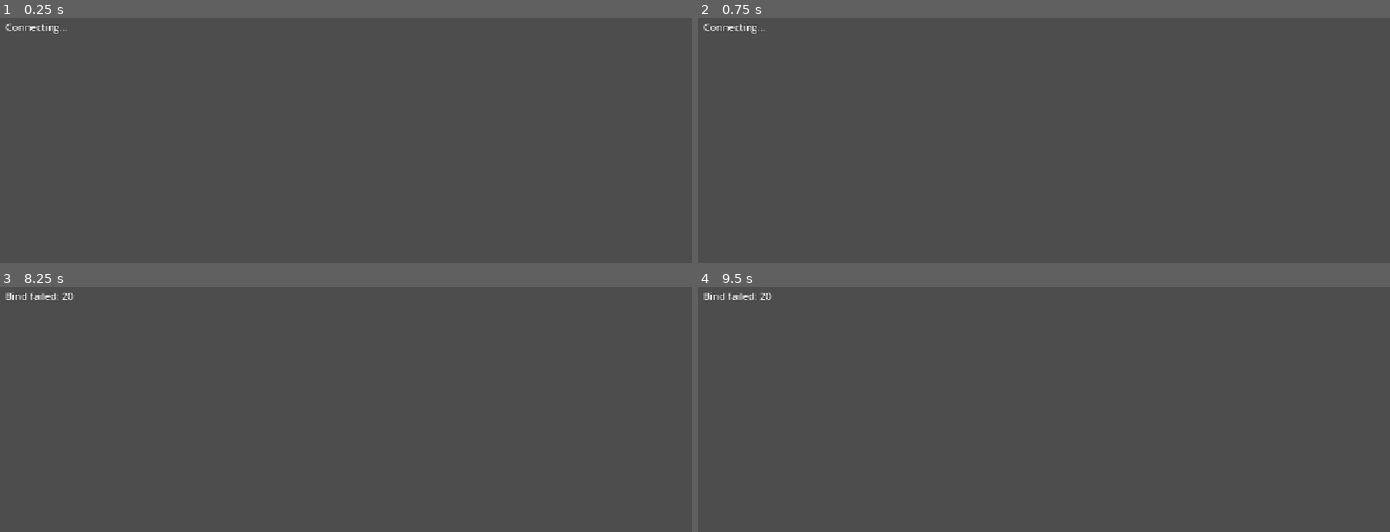
Above: before the commit, frames 1-4 (two rows, left to right).
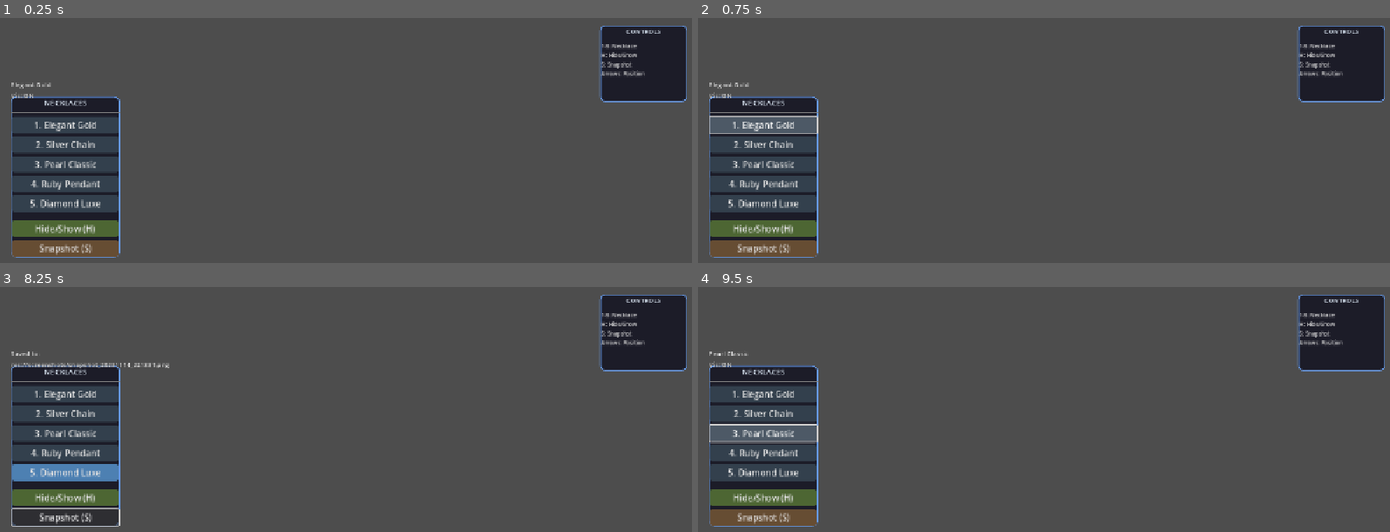
Above: after the commit, the same moments.

Repository: naomierica11/virtual-tryon-necklace
Game: Godot game, scene res://scenes/Main.tscn
Same seed, same stepped clock (60 frames per second), same inputs: the game is played once before the commit and once after it.
Inputs (mouse positions are in pixels of both pictures, inside the frame that each line leads up to):
- Up to frame 1 (0.25 s): no input
- Up to frame 2 (0.75 s): click (760, 125) at 0.5 s, where only the run after the commit has a clickable "1. Elegant Gold"
- Up to frame 3 (8.25 s): click (62, 414) at 1.25 s, where only the run after the commit has a clickable "2. Silver Chain"; click (62, 453) at 2 s, where only the run after the commit has a clickable "4. Ruby Pendant"; click (62, 473) at 2.75 s, where only the run after the commit has a clickable "5. Diamond Luxe"; click (62, 497) at 3.5 s, where only the run after the commit has a clickable "Hide/Show (H)"; tap Enter at 4.25, 5.75, 7.25 s; move the mouse to (505, 460) at 4.27 s; hold Right 4.28-5.03 s; tap 1 at 4.35 s; click (505, 460) at 4.42 s; tap 2 at 4.55, 5.1 s; tap Space at 5, 6.5 s; move the mouse to (207, 500) at 5.02 s; hold S 5.03-5.78 s; click (207, 500) at 5.17 s; tap 3 at 5.3, 5.85 s; move the mouse to (422, 392) at 5.77 s; hold Right 5.78-6.53 s; click (422, 392) at 5.92 s; tap 4 at 6.05, 6.6 s; move the mouse to (outside the picture) at 6.52 s; hold Up 6.53-7.28 s; click (outside the picture) at 6.67 s; tap 5 at 6.8, 7.35 s; move the mouse to (outside the picture) at 7.27 s; hold Left 7.28-8 s; click (outside the picture) at 7.42 s; tap H at 7.55 s; click (62, 517) at 8 s, where only the run after the commit has a clickable "Snapshot (S)"
- Up to frame 4 (9.5 s): click (760, 434) at 8.75 s, where only the run after the commit has a clickable "3. Pearl Classic"

The runs differ from the first frame. In frame 1, 14% of the frame differs, in the area x 0-100%, y 2-98%; in frame 2, 14%; in frame 3, 14%; in frame 4, 14%.

Commit message:
tambah fitur tombol h dan s

Diff:
--- a/godot/project.godot
+++ b/godot/project.godot
@@ -24,6 +24,44 @@
 
 project/assembly_name="VTO-Necklace"
 
+[input]
+
+necklace_1={
+"deadzone": 0.2,
+"events": [Object(InputEventKey,"resource_local_to_scene":false,"resource_name":"","device":-1,"window_id":0,"alt_pressed":false,"shift_pressed":false,"ctrl_pressed":false,"meta_pressed":false,"pressed":false,"keycode":0,"physical_keycode":49,"key_label":0,"unicode":49,"location":0,"echo":false,"script":null)
+]
+}
+" necklace_2"={
+"deadzone": 0.2,
+"events": [Object(InputEventKey,"resource_local_to_scene":false,"resource_name":"","device":-1,"window_id":0,"alt_pressed":false,"shift_pressed":false,"ctrl_pressed":false,"meta_pressed":false,"pressed":false,"keycode":0,"physical_keycode":50,"key_label":0,"unicode":50,"location":0,"echo":false,"script":null)
+]
+}
+necklace_3={
+"deadzone": 0.2,
+"events": [Object(InputEventKey,"resource_local_to_scene":false,"resource_name":"","device":-1,"window_id":0,"alt_pressed":false,"shift_pressed":false,"ctrl_pressed":false,"meta_pressed":false,"pressed":false,"keycode":0,"physical_keycode":51,"key_label":0,"unicode":51,"location":0,"echo":false,"script":null)
+]
+}
+necklace_4={
+"deadzone": 0.2,
+"events": [Object(InputEventKey,"resource_local_to_scene":false,"resource_name":"","device":-1,"window_id":0,"alt_pressed":false,"shift_pressed":false,"ctrl_pressed":false,"meta_pressed":false,"pressed":false,"keycode":0,"physical_keycode":52,"key_label":0,"unicode":52,"location":0,"echo":false,"script":null)
+]
+}
+necklace_5={
+"deadzone": 0.2,
+"events": [Object(InputEventKey,"resource_local_to_scene":false,"resource_name":"","device":-1,"window_id":0,"alt_pressed":false,"shift_pressed":false,"ctrl_pressed":false,"meta_pressed":false,"pressed":false,"keycode":0,"physical_keycode":53,"key_label":0,"unicode":53,"location":0,"echo":false,"script":null)
+]
+}
+ui_toggle_visibility={
+"deadzone": 0.2,
+"events": [Object(InputEventKey,"resource_local_to_scene":false,"resource_name":"","device":-1,"window_id":0,"alt_pressed":false,"shift_pressed":false,"ctrl_pressed":false,"meta_pressed":false,"pressed":false,"keycode":0,"physical_keycode":72,"key_label":0,"unicode":104,"location":0,"echo":false,"script":null)
+]
+}
+ui_take_snapshot={
+"deadzone": 0.2,
+"events": [Object(InputEventKey,"resource_local_to_scene":false,"resource_name":"","device":-1,"window_id":0,"alt_pressed":false,"shift_pressed":false,"ctrl_pressed":false,"meta_pressed":false,"pressed":false,"keycode":0,"physical_keycode":83,"key_label":0,"unicode":115,"location":0,"echo":false,"script":null)
+]
+}
+
 [rendering]
 
 quality/driver/driver_name="GLES3"
--- a/godot/scenes/Main.tscn
+++ b/godot/scenes/Main.tscn
@@ -1,8 +1,9 @@
-[gd_scene load_steps=4 format=3 uid="uid://bdu0tseaseokl"]
+[gd_scene load_steps=5 format=3 uid="uid://bdu0tseaseokl"]
 
 [ext_resource type="Script" uid="uid://c63fyuma4urdd" path="res://scripts/VideoClient.gd" id="1_rvslj"]
 [ext_resource type="Script" uid="uid://b62dmrbgtam1u" path="res://scripts/AccessoryController.gd" id="2_0bbpv"]
 [ext_resource type="Texture2D" uid="uid://by3aimwoeae5f" path="res://assets/necklaces/n1.png" id="3_0bbpv"]
+[ext_resource type="Script" uid="uid://bpb4xf0j7n8xs" path="res://scripts/UIController.gd" id="4_vcsgt"]
 
 [node name="Root" type="Node2D"]
 
@@ -24,3 +25,8 @@
 position = Vector2(648, 566)
 scale = Vector2(0.48369566, 0.48913044)
 texture = ExtResource("3_0bbpv")
+
+[node name="UI" type="Control" parent="."]
+layout_mode = 3
+anchors_preset = 0
+script = ExtResource("4_vcsgt")
--- a/godot/scripts/AccessoryController.gd
+++ b/godot/scripts/AccessoryController.gd
@@ -22,45 +22,16 @@
 	if textures.size() > 0:
 		spr.texture = textures[idx]
 		print("✓ Loaded ", textures.size(), " necklace textures")
-		print("  Controls: UP/DOWN = adjust position, 1-5 = change necklace, H = hide, S = snapshot")
 	else:
 		print("✗ No necklace textures loaded")
 
 	spr.visible = false
-	set_process_input(true)
+	# HAPUS BARIS INI: set_process_input(true) - biar UIController yang handle input
 
 func current_name() -> String:
 	if idx >= 0 and idx < names.size():
 		return names[idx]
 	return "unknown"
-
-func _input(event):
-	if event is InputEventKey and event.pressed:
-		match event.keycode:
-			KEY_1, KEY_KP_1: set_idx(0)
-			KEY_2, KEY_KP_2: set_idx(1)
-			KEY_3, KEY_KP_3: set_idx(2)
-			KEY_4, KEY_KP_4: set_idx(3)
-			KEY_5, KEY_KP_5: set_idx(4)
-			KEY_H: visible = !visible
-			KEY_S: save_snapshot()
-			# Fine-tune position dengan arrow keys
-			KEY_UP:
-				neck_offset_y -= 0.05
-				neck_offset_y = clamp(neck_offset_y, 0.5, 1.2)
-				print("Neck Y offset: %.2f (UP = higher)" % neck_offset_y)
-			KEY_DOWN:
-				neck_offset_y += 0.05
-				neck_offset_y = clamp(neck_offset_y, 0.5, 1.2)
-				print("Neck Y offset: %.2f (DOWN = lower)" % neck_offset_y)
-			KEY_LEFT:
-				neck_offset_below -= 0.02
-				neck_offset_below = clamp(neck_offset_below, -0.1, 0.3)
-				print("Below face offset: %.2f" % neck_offset_below)
-			KEY_RIGHT:
-				neck_offset_below += 0.02
-				neck_offset_below = clamp(neck_offset_below, -0.1, 0.3)
-				print("Below face offset: %.2f" % neck_offset_below)
 
 func set_idx(i:int):
 	if textures.size() == 0:
@@ -115,17 +86,30 @@
 			neck_offset_y * 100
 		])
 
-func save_snapshot():
+func save_snapshot() -> String:
 	var viewport = get_viewport()
 	if viewport == null:
-		return
+		return ""
 
 	var img: Image = viewport.get_texture().get_image()
-	var datetime = Time.get_datetime_string_from_system().replace(":","-").replace("T", "_")
-	var path = "user://snapshot_%s.png" % datetime
+	if img == null:
+		return ""
+
+	# SIMPAN DI FOLDER PROJECT (lebih mudah dicari)
+	var datetime = Time.get_datetime_string_from_system()
+	datetime = datetime.replace(":", "-").replace("T", "_").replace("-", "")
+	var path = "res://screenshots/snapshot_%s.png" % datetime
+
+	# Buat folder screenshots jika belum ada
+	var dir = DirAccess.open("res://")
+	if not dir.dir_exists("screenshots"):
+		dir.make_dir("screenshots")
 
 	if img.save_png(path) == OK:
-		print("✓ Snapshot saved: ", path)
-		print("  Full path: ", ProjectSettings.globalize_path(path))
+		var full_path = ProjectSettings.globalize_path(path)
+		print("✅ SNAPSHOT SAVED TO PROJECT FOLDER!")
+		print("📁 Location: ", full_path)
+		return path
 	else:
-		print("✗ Failed to save snapshot")
+		print("❌ FAILED TO SAVE SNAPSHOT")
+		return ""
--- /dev/null
+++ b/godot/scripts/UIController.gd
@@ -0,0 +1,321 @@
+extends Control
+
+# Necklace info
+var necklace_names = ["Elegant Gold", "Silver Chain", "Pearl Classic", "Ruby Pendant", "Diamond Luxe"]
+var current_idx = 0
+
+# UI References
+var info_label: Label
+var buttons: Array = []
+var video_client: Node
+var overlay: Node
+
+func _ready():
+	print("=== UI Controller Initializing ===")
+
+	# PASTIKAN UI DI ATAS SEMUA
+	z_index = 100
+	mouse_filter = Control.MOUSE_FILTER_PASS
+
+	# Cari node
+	video_client = get_node("../VideoClient")
+	if video_client:
+		overlay = video_client.get_node("Overlay")
+
+	_create_ui()
+	_update_info_label()
+
+	print("✓ UI Controller Ready")
+	print("🎮 Controls: 1-5=Necklace, H=Hide/Show, S=Screenshot")
+	print("💡 Press H to hide/show necklace, S to take screenshot")
+
+func _create_ui():
+	_create_necklace_panel()
+	_create_info_label()
+	_create_status_panel()
+
+func _create_necklace_panel():
+	# Panel container - POSISI LEBIH ATAS
+	var panel = PanelContainer.new()
+	panel.position = Vector2(20, 150)  # ↑ Posisi lebih tinggi
+	panel.size = Vector2(200, 280)     # ↓ Sedikit lebih kecil
+	panel.z_index = 101                 # ↑ Pastikan di atas
+	add_child(panel)
+
+	# Style panel
+	var style = StyleBoxFlat.new()
+	style.bg_color = Color(0.1, 0.1, 0.15, 0.95)
+	style.corner_radius_top_left = 10
+	style.corner_radius_top_right = 10
+	style.corner_radius_bottom_left = 10
+	style.corner_radius_bottom_right = 10
+	style.border_width_left = 2
+	style.border_width_top = 2
+	style.border_width_right = 2
+	style.border_width_bottom = 2
+	style.border_color = Color(0.4, 0.6, 0.9)
+	panel.add_theme_stylebox_override("panel", style)
+
+	var vbox = VBoxContainer.new()
+	vbox.add_theme_constant_override("separation", 6)
+	panel.add_child(vbox)
+
+	# Title - LEBIH PENDEK
+	var title = Label.new()
+	title.text = "NECKLACES"
+	title.horizontal_alignment = HORIZONTAL_ALIGNMENT_CENTER
+	title.add_theme_font_size_override("font_size", 14)
+	title.add_theme_color_override("font_color", Color(0.9, 0.95, 1.0))
+	vbox.add_child(title)
+
+	var sep1 = HSeparator.new()
+	vbox.add_child(sep1)
+
+	# Buttons - LEBIH KECIL
+	for i in range(5):
+		var btn = Button.new()
+		btn.text = "%d. %s" % [i + 1, necklace_names[i]]
+		btn.custom_minimum_size = Vector2(160, 30)
+		btn.pressed.connect(_on_necklace_click.bind(i))
+
+		# Button style
+		var btn_style = StyleBoxFlat.new()
+		btn_style.bg_color = Color(0.2, 0.25, 0.3)
+		btn_style.corner_radius_top_left = 5
+		btn_style.corner_radius_top_right = 5
+		btn_style.corner_radius_bottom_left = 5
+		btn_style.corner_radius_bottom_right = 5
+		btn.add_theme_stylebox_override("normal", btn_style)
+
+		var hover_style = btn_style.duplicate()
+		hover_style.bg_color = Color(0.3, 0.35, 0.4)
+		btn.add_theme_stylebox_override("hover", hover_style)
+
+		var pressed_style = btn_style.duplicate()
+		pressed_style.bg_color = Color(0.4, 0.5, 0.6)
+		btn.add_theme_stylebox_override("pressed", pressed_style)
+
+		vbox.add_child(btn)
+		buttons.append(btn)
+
+	var sep2 = HSeparator.new()
+	vbox.add_child(sep2)
+
+	# Toggle button
+	var hide_btn = Button.new()
+	hide_btn.text = "Hide/Show (H)"
+	hide_btn.custom_minimum_size = Vector2(160, 30)
+	hide_btn.pressed.connect(_on_toggle_visibility)
+
+	var toggle_style = StyleBoxFlat.new()
+	toggle_style.bg_color = Color(0.3, 0.4, 0.2)
+	toggle_style.corner_radius_top_left = 5
+	toggle_style.corner_radius_top_right = 5
+	toggle_style.corner_radius_bottom_left = 5
+	toggle_style.corner_radius_bottom_right = 5
+	hide_btn.add_theme_stylebox_override("normal", toggle_style)
+
+	vbox.add_child(hide_btn)
+
+	# Snapshot button
+	var snap_btn = Button.new()
+	snap_btn.text = "Snapshot (S)"
+	snap_btn.custom_minimum_size = Vector2(160, 30)
+	snap_btn.pressed.connect(_on_snapshot)
+
+	var snap_style = StyleBoxFlat.new()
+	snap_style.bg_color = Color(0.4, 0.3, 0.2)
+	snap_style.corner_radius_top_left = 5
+	snap_style.corner_radius_top_right = 5
+	snap_style.corner_radius_bottom_left = 5
+	snap_style.corner_radius_bottom_right = 5
+	snap_btn.add_theme_stylebox_override("normal", snap_style)
+
+	vbox.add_child(snap_btn)
+
+func _create_info_label():
+	info_label = Label.new()
+	info_label.position = Vector2(20, 120)  # ↑ Posisi lebih tinggi
+	info_label.size = Vector2(180, 40)
+	info_label.add_theme_font_size_override("font_size", 12)
+	info_label.add_theme_color_override("font_color", Color.WHITE)
+	info_label.add_theme_color_override("font_outline_color", Color.BLACK)
+	info_label.add_theme_constant_override("outline_size", 1)
+	info_label.z_index = 101
+	add_child(info_label)
+
+func _create_status_panel():
+	var viewport_size = get_viewport().get_visible_rect().size
+
+	var status_panel = PanelContainer.new()
+	status_panel.position = Vector2(viewport_size.x - 180, 20)  # ← Lebih kecil
+	status_panel.size = Vector2(160, 140)                       # ← Lebih kecil
+	status_panel.z_index = 101
+	add_child(status_panel)
+
+	var style = StyleBoxFlat.new()
+	style.bg_color = Color(0.1, 0.1, 0.15, 0.95)
+	style.corner_radius_top_left = 8
+	style.corner_radius_top_right = 8
+	style.corner_radius_bottom_left = 8
+	style.corner_radius_bottom_right = 8
+	style.border_width_left = 2
+	style.border_width_top = 2
+	style.border_width_right = 2
+	style.border_width_bottom = 2
+	style.border_color = Color(0.4, 0.6, 0.9)
+	status_panel.add_theme_stylebox_override("panel", style)
+
+	var vbox = VBoxContainer.new()
+	vbox.add_theme_constant_override("separation", 4)
+	status_panel.add_child(vbox)
+
+	var status_title = Label.new()
+	status_title.text = "CONTROLS"
+	status_title.horizontal_alignment = HORIZONTAL_ALIGNMENT_CENTER
+	status_title.add_theme_font_size_override("font_size", 12)
+	status_title.add_theme_color_override("font_color", Color(0.9, 0.95, 1.0))
+	vbox.add_child(status_title)
+
+	var sep = HSeparator.new()
+	vbox.add_child(sep)
+
+	var help = Label.new()
+	help.text = "1-5: Necklace\nH: Hide/Show\nS: Snapshot\nArrows: Position"
+	help.add_theme_font_size_override("font_size", 10)
+	help.add_theme_color_override("font_color", Color(0.85, 0.85, 0.85))
+	vbox.add_child(help)
+
+func _update_info_label():
+	if overlay:
+		var visibility = "ON" if overlay.visible else "OFF"
+		# TEXT LEBIH PENDEK
+		info_label.text = "%s\nVis: %s" % [necklace_names[current_idx], visibility]
+	else:
+		info_label.text = "Select necklace\n1-5"
+
+func _on_necklace_click(idx: int):
+	print("🎯 Button clicked:", idx)
+	current_idx = idx
+
+	if overlay and overlay.has_method("set_idx"):
+		overlay.set_idx(idx)
+		print("✓ Changed to:", necklace_names[idx])
+		_update_button_styles()
+
+	_update_info_label()
+
+func _update_button_styles():
+	for i in range(buttons.size()):
+		var btn = buttons[i]
+		var btn_style = StyleBoxFlat.new()
+
+		if i == current_idx:
+			btn_style.bg_color = Color(0.3, 0.5, 0.7)
+		else:
+			btn_style.bg_color = Color(0.2, 0.25, 0.3)
+
+		btn_style.corner_radius_top_left = 5
+		btn_style.corner_radius_top_right = 5
+		btn_style.corner_radius_bottom_left = 5
+		btn_style.corner_radius_bottom_right = 5
+
+		btn.add_theme_stylebox_override("normal", btn_style)
+
+func _on_toggle_visibility():
+	print("👁️ Toggle UI KONTROL visibility pressed")
+
+	# Toggle visibility semua child node UI (panel, button, label)
+	for child in get_children():
+		child.visible = !child.visible
+
+	# Update info label untuk menampilkan status
+	_update_info_label()
+
+	# Debug info
+	var visible_count = 0
+	for child in get_children():
+		if child.visible:
+			visible_count += 1
+	print("✓ UI kontrol visibility:", visible_count, "/", get_child_count(), " visible")
+
+func _on_snapshot():
+	print("📸 Snapshot pressed")
+	if overlay and overlay.has_method("save_snapshot"):
+		# Panggil method save_snapshot dan dapatkan path-nya
+		var screenshot_path = overlay.save_snapshot()
+		if screenshot_path != "":
+			info_label.text = "Saved to:\n%s" % screenshot_path
+			print("✓ Snapshot saved to:", screenshot_path)
+
+			# Tampilkan path lengkap di console
+			var full_path = ProjectSettings.globalize_path(screenshot_path)
+			print("📁 Full path: ", full_path)
+		else:
+			info_label.text = "❌ Save failed!"
+			print("✗ Failed to save snapshot")
+
+		await get_tree().create_timer(3.0).timeout  # Tampilkan info lebih lama
+		_update_info_label()
+
+# FIX INPUT HANDLING - PASTIKAN TIDAK ADA KONFLIK
+func _input(event):
+	# Hanya proses jika ini key event dan pressed
+	if event is InputEventKey and event.pressed and not event.is_echo():
+		print("⌨️ Key pressed:", OS.get_keycode_string(event.keycode))
+
+		match event.keycode:
+			KEY_1, KEY_KP_1:
+				_on_necklace_click(0)
+				get_viewport().set_input_as_handled()
+			KEY_2, KEY_KP_2:
+				_on_necklace_click(1)
+				get_viewport().set_input_as_handled()
+			KEY_3, KEY_KP_3:
+				_on_necklace_click(2)
+				get_viewport().set_input_as_handled()
+			KEY_4, KEY_KP_4:
+				_on_necklace_click(3)
+				get_viewport().set_input_as_handled()
+			KEY_5, KEY_KP_5:
+				_on_necklace_click(4)
+				get_viewport().set_input_as_handled()
+			KEY_H:
+				_on_toggle_visibility()
+				get_viewport().set_input_as_handled()
+			KEY_S:
+				_on_snapshot()
+				get_viewport().set_input_as_handled()
+			KEY_UP:
+				_adjust_necklace_position(0, -1)
+				get_viewport().set_input_as_handled()
+			KEY_DOWN:
+				_adjust_necklace_position(0, 1)
+				get_viewport().set_input_as_handled()
+			KEY_LEFT:
+				_adjust_necklace_position(-1, 0)
+				get_viewport().set_input_as_handled()
+			KEY_RIGHT:
+				_adjust_necklace_position(1, 0)
+				get_viewport().set_input_as_handled()
+
+func _adjust_necklace_position(x_dir: int, y_dir: int):
+	if not overlay:
+		return
+
+	if y_dir != 0:
+		overlay.neck_offset_y += y_dir * 0.05
+		overlay.neck_offset_y = clamp(overlay.neck_offset_y, 0.5, 1.2)
+		print("📏 Neck Y offset: %.2f" % overlay.neck_offset_y)
+
+	if x_dir != 0:
+		overlay.neck_offset_below += x_dir * 0.02
+		overlay.neck_offset_below = clamp(overlay.neck_offset_below, -0.1, 0.3)
+		print("📐 Below face offset: %.2f" % overlay.neck_offset_below)
+
+	_update_info_label()
+
+# PASTIKAN MOUSE EVENT BISA DITERIMA
+func _gui_input(event):
+	if event is InputEventMouseButton:
+		print("🖱️ Mouse event in UI")
--- a/godot/scripts/VideoClient.gd
+++ b/godot/scripts/VideoClient.gd
@@ -3,98 +3,98 @@
 @onready var video_texrect: TextureRect = $Video
 @onready var overlay_ctl: Node2D = $Overlay
 
-var hud: Label = null
 var udp: PacketPeerUDP = null
 var connected := false
 var frames := 0
 
 # Frame reconstruction
 var current_frame_id := -1
-var frame_chunks := {}  # Dictionary to store chunks: {frame_id: {chunk_idx: data}}
-var frame_metadata := {}  # Store metadata: {frame_id: [num_chunks, jpg_size, has_face, fx, fy, fw, fh, angle]}
+var frame_chunks := {}
+var frame_metadata := {}
 
 func _ready():
-	print("VideoClient - UDP Version")
-
-	# HUD
-	hud = Label.new()
-	hud.position = Vector2(10, 10)
-	hud.add_theme_color_override("font_color", Color.WHITE)
-	hud.add_theme_color_override("font_outline_color", Color.BLACK)
-	hud.add_theme_constant_override("outline_size", 2)
-	hud.add_theme_font_size_override("font_size", 18)
-	add_child(hud)
-	hud.z_index = 100
-
+	print("===== VideoClient Starting =====")
+
+	# Check if Video node exists
 	if not video_texrect:
-		hud.text = "ERROR: No Video node!"
-		return
-
-	video_texrect.custom_minimum_size = Vector2(320, 240)
-	call_deferred("_setup_video")
-
-	hud.text = "Connecting..."
+		print("ERROR: Video TextureRect not found!")
+		print("Make sure scene has: VideoClient/Video (TextureRect)")
+		return
+
+	# Check if Overlay exists
+	if not overlay_ctl:
+		print("ERROR: Overlay Node2D not found!")
+		print("Make sure scene has: VideoClient/Overlay (Node2D)")
+		return
+
+	print("Video node OK:", video_texrect.get_path())
+	print("Overlay node OK:", overlay_ctl.get_path())
+
+	# Setup video display
+	video_texrect.custom_minimum_size = Vector2(640, 480)
+	video_texrect.expand_mode = TextureRect.EXPAND_IGNORE_SIZE
+	video_texrect.stretch_mode = TextureRect.STRETCH_KEEP_ASPECT_CENTERED
+	video_texrect.modulate = Color(0.3, 0.3, 0.4)  # Darker while waiting
+
+	# Start connection after delay
 	await get_tree().create_timer(1.0).timeout
 	_connect_udp()
 
-func _setup_video():
-	if video_texrect:
-		video_texrect.expand_mode = TextureRect.EXPAND_IGNORE_SIZE
-		video_texrect.stretch_mode = TextureRect.STRETCH_KEEP_ASPECT_CENTERED
-		video_texrect.modulate = Color(0.3, 0.3, 0.4)
-
 func _connect_udp():
+	print("\n[UDP] Initializing connection...")
+
 	udp = PacketPeerUDP.new()
 
-	# Bind to local port for receiving
-	var err = udp.bind(5007)  # Client listens on different port
+	# Bind to receive port
+	var err = udp.bind(5007)
 	if err != OK:
-		hud.text = "Bind failed: " + str(err)
-		print("UDP bind error: ", err)
-		return
-
-	# Set destination (server)
+		print("UDP bind failed:", err)
+		return
+
+	print("Bound to port 5007")
+
+	# Set server destination
 	udp.set_dest_address("127.0.0.1", 5006)
-
-	# Send START message to initiate connection
+	print("Server destination: 127.0.0.1:5006")
+
+	# Send START message
 	var start_msg = "START".to_utf8_buffer()
 	var send_err = udp.put_packet(start_msg)
+
 	if send_err != OK:
-		hud.text = "Send failed: " + str(send_err)
-		print("Failed to send START: ", send_err)
-		return
-
-	print("✓ Sent START message to server (127.0.0.1:5006)")
+		print("Failed to send START:", send_err)
+		return
+
+	print("Sent START message to server")
+	print("\nWaiting for video stream...")
+	print("================================\n")
 
 	connected = true
 	set_process(true)
-	hud.text = "Waiting for video..."
 
 func _process(_delta):
 	if not connected or not udp:
 		return
 
-	# Process all available packets (limit to prevent freezing)
+	# Process packets (limit per frame)
 	var packets_processed = 0
-	var max_packets_per_frame = 20  # Process up to 20 packets per frame
-
-	while udp.get_available_packet_count() > 0 and packets_processed < max_packets_per_frame:
+	var max_packets = 30
+
+	while udp.get_available_packet_count() > 0 and packets_processed < max_packets:
 		var packet = udp.get_packet()
 		if packet.size() > 0:
 			_process_packet(packet)
 		packets_processed += 1
 
-	# Cleanup old incomplete frames
+	# Cleanup old frames
 	_cleanup_old_frames()
 
 func _process_packet(packet: PackedByteArray):
-	# Minimum header size check
+	# Validate header size
 	if packet.size() < 44:
-		if frames % 100 == 0:
-			print("⚠ Invalid packet size: ", packet.size())
-		return
-
-	# Parse header (40 bytes + 4 for angle)
+		return
+
+	# Parse header
 	var frame_id = packet.decode_u32(0)
 	var chunk_idx = packet.decode_u32(4)
 	var num_chunks = packet.decode_u32(8)
@@ -109,22 +109,21 @@
 
 	# Validate chunk data
 	if packet.size() < 44 + chunk_len:
-		print("⚠ Incomplete chunk data")
-		return
-
-	# Extract chunk data (skip 44-byte header)
+		return
+
+	# Extract chunk
 	var chunk_data = packet.slice(44, 44 + chunk_len)
 
-	# Initialize frame storage if new frame
+	# Initialize frame storage
 	if not frame_chunks.has(frame_id):
 		frame_chunks[frame_id] = {}
 		frame_metadata[frame_id] = [num_chunks, jpg_size, has_face, fx, fy, fw, fh, angle]
 
-	# Store chunk (avoid duplicates)
+	# Store chunk
 	if not frame_chunks[frame_id].has(chunk_idx):
 		frame_chunks[frame_id][chunk_idx] = chunk_data
 
-	# Check if frame is complete
+	# Check if complete
 	if frame_chunks[frame_id].size() == num_chunks:
 		_reconstruct_frame(frame_id)
 
@@ -142,7 +141,7 @@
 	var fh = metadata[6]
 	var angle = metadata[7]
 
-	# Reconstruct JPEG from chunks in order
+	# Reconstruct JPEG
 	var jpeg_bytes = PackedByteArray()
 	jpeg_bytes.resize(jpg_size)
 
@@ -155,86 +154,70 @@
 					jpeg_bytes[offset] = chunk[byte_idx]
 					offset += 1
 		else:
-			print("⚠ Missing chunk ", i, " for frame ", frame_id)
-			# Clean up incomplete frame
+			# Missing chunk
 			frame_chunks.erase(frame_id)
 			frame_metadata.erase(frame_id)
 			return
 
-	# Decode image
+	# Decode JPEG
 	var image = Image.new()
 	var err = image.load_jpg_from_buffer(jpeg_bytes)
 
 	if err != OK:
-		if frames % 30 == 0:
-			print("✗ JPEG decode error: ", err, " (size: ", jpeg_bytes.size(), ")")
-		# Clean up failed frame
 		frame_chunks.erase(frame_id)
 		frame_metadata.erase(frame_id)
 		return
 
-	# Update texture
+	# Update display
 	if video_texrect:
 		if frames == 0:
-			print("✓ First frame received and decoded!")
-			print("  Image size: ", image.get_width(), "x", image.get_height())
+			print("\n>>> FIRST FRAME RECEIVED! <<<")
+			print("Resolution:", image.get_width(), "x", image.get_height())
+			video_texrect.modulate = Color.WHITE  # Full brightness
 
 		var tex = ImageTexture.create_from_image(image)
 		video_texrect.texture = tex
-		video_texrect.modulate = Color.WHITE
 
 	frames += 1
 
-	# Face overlay
+	# Update overlay
 	var face_detected = has_face == 1
-	if face_detected and overlay_ctl:
-		if overlay_ctl.has_method("update_accessory"):
-			# Scale face coordinates to match display size
-			var scale_x = video_texrect.size.x / 320.0
-			var scale_y = video_texrect.size.y / 240.0
-
-			var scaled_face = [
-				int(fx * scale_x),
-				int(fy * scale_y),
-				int(fw * scale_x),
-				int(fh * scale_y)
-			]
-
-			overlay_ctl.update_accessory(scaled_face, angle, video_texrect.size)
-
-	# Update HUD
-	var fps = Engine.get_frames_per_second()
-	var face_status = "YES" if face_detected else "NO"
-	hud.text = "Frame: %d | Face: %s | FPS: %d" % [frames, face_status, fps]
-
-	# Debug output
-	if frames % 60 == 0:
-		print("Stats - Frames: %d | FPS: %d | Face: %s" % [frames, fps, face_status])
-
-	# Show/hide overlay based on face detection
+	if face_detected and overlay_ctl and overlay_ctl.has_method("update_accessory"):
+		var scale_x = video_texrect.size.x / 320.0
+		var scale_y = video_texrect.size.y / 240.0
+
+		var scaled_face = [
+			int(fx * scale_x),
+			int(fy * scale_y),
+			int(fw * scale_x),
+			int(fh * scale_y)
+		]
+
+		overlay_ctl.update_accessory(scaled_face, angle, video_texrect.size)
+
+	# Show/hide overlay
 	if overlay_ctl:
 		overlay_ctl.visible = face_detected
 
-	# Clean up this frame
+	# Debug stats
+	if frames % 60 == 0:
+		var fps = Engine.get_frames_per_second()
+		print("Frame: %d | FPS: %d | Face: %s" % [frames, fps, "YES" if face_detected else "NO"])
+
+	# Cleanup
 	frame_chunks.erase(frame_id)
 	frame_metadata.erase(frame_id)
 
 func _cleanup_old_frames():
-	# Keep only the last 5 frame IDs to prevent memory leak
 	if frame_chunks.size() > 5:
-		var keys_to_remove = []
 		var keys = frame_chunks.keys()
 		keys.sort()
 
-		# Remove oldest frames
 		for i in range(keys.size() - 5):
-			keys_to_remove.append(keys[i])
-
-		for key in keys_to_remove:
-			frame_chunks.erase(key)
-			frame_metadata.erase(key)
+			frame_chunks.erase(keys[i])
+			frame_metadata.erase(keys[i])
 
 func _exit_tree():
 	if udp:
 		udp.close()
-	print("UDP client closed")
+	print("\nUDP client closed")
Not shown, added: godot/scripts/UIController.gd.uid
Not shown, changed: python/realtime_server.py
